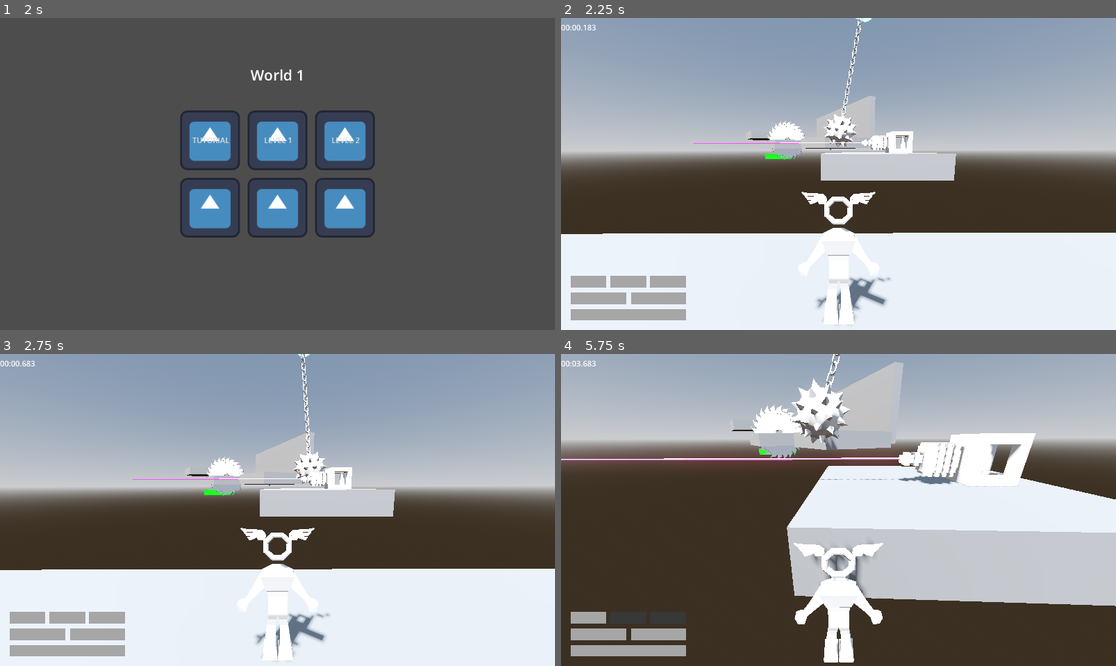
Above: before the commit, frames 1-4 (two rows, left to right).
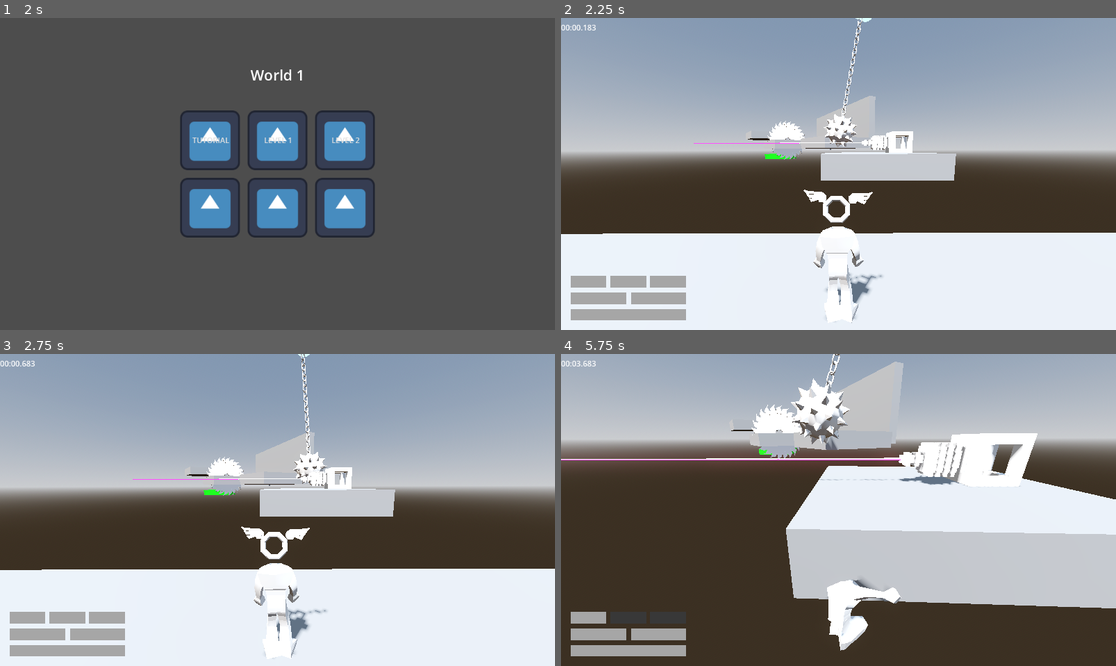
Above: after the commit, the same moments.

Repository: jpvds1/DDJD
Game: Godot game, scene res://scenes/game_controller.tscn
Two runs of this game, one before a commit and one after it. Both use one fixed random seed, a clock stepped at 60 frames per second and the inputs below. The engine's default icon, where the game draws it, is replaced by a stand-in: a white triangle on a blue panel in a dark square.
Inputs (mouse positions are in pixels of both pictures, inside the frame that each line leads up to):
- Up to frame 1 (2 s): click "Continue as Guest" at 0.5 s; click "Play" at 1.25 s
- Up to frame 2 (2.25 s): click "LEVEL 1" at 2 s
- Up to frame 3 (2.75 s): no input
- Up to frame 4 (5.75 s): tap Enter at 2.75 s; move the mouse to (866, 510) at 2.77 s; hold W (move_forwards) from 2.78 s (still down); tap Q (dash) at 2.85, 4.35 s; tap Space (jump) at 3.02, 3.77, 5.27 s; move the mouse to (810, 510) at 3.52 s; tap Shift (sprint) at 3.6, 5.1 s; move the mouse to (849, 503) at 4.27 s; move the mouse to (832, 516) at 5.02 s

Frame 1 is identical in both runs. In frame 2, 1.0% of the frame differs, in the area x 43-60%, y 55-99%; in frame 3, 1.1%; in frame 4, 3.9%, in the area x 18-100%, y 0-99%.

Commit message:
feat(sounds): add SFX bus

Diff:
--- /dev/null
+++ b/platformer-game/default_bus_layout.tres
@@ -0,0 +1,9 @@
+[gd_resource type="AudioBusLayout" format=3 uid="uid://cwlql8x3bpg0i"]
+
+[resource]
+bus/1/name = &"SFX"
+bus/1/solo = false
+bus/1/mute = false
+bus/1/bypass_fx = false
+bus/1/volume_db = 0.0
+bus/1/send = &"Master"
--- a/platformer-game/scenes/building_materials/saw.tscn
+++ b/platformer-game/scenes/building_materials/saw.tscn
@@ -25,5 +25,6 @@
 max_db = 2.5
 autoplay = true
 max_distance = 30.0
+bus = &"SFX"
 
 [editable path="Killzone"]
--- a/platformer-game/scenes/player/capsule_character.tscn
+++ b/platformer-game/scenes/player/capsule_character.tscn
@@ -64,6 +64,7 @@
 animation = &"player_fall/fall"
 
 [sub_resource type="AnimationNodeBlendTree" id="AnimationNodeBlendTree_iwp50"]
+graph_offset = Vector2(-187.56427, 141.86174)
 nodes/output/position = Vector2(500, 240)
 nodes/Movement/node = SubResource("AnimationNodeBlendSpace2D_h2b2i")
 nodes/Movement/position = Vector2(20, 240)
@@ -153,35 +154,33 @@
 script = ExtResource("3_d66dr")
 
 [node name="Skeleton3D" parent="Visuals/Armature" parent_id_path=PackedInt32Array(1845075672, 1978781392) index="0" unique_id=208187525]
-show_rest_only = true
-bones/0/position = Vector3(-0.8827357, -0.37033558, -63.94718)
-bones/0/rotation = Quaternion(-0.69408584, -0.23952386, 0.265462, 0.6248225)
-bones/1/rotation = Quaternion(0.1285292, -0.013583465, -0.0625879, 0.9896355)
-bones/2/rotation = Quaternion(0.2551096, 0.00043955765, -0.060370743, 0.96502554)
-bones/3/rotation = Quaternion(0.25510958, 0.00043955477, -0.060370687, 0.96502554)
+bones/0/position = Vector3(0.82606906, 1.4129281, -71.60591)
+bones/0/rotation = Quaternion(-0.72398037, -0.013200024, -0.01066212, 0.689612)
+bones/1/rotation = Quaternion(0.010802727, 0.00091364107, -0.0046597873, 0.9999304)
+bones/2/rotation = Quaternion(0.014299946, -0.018551202, -0.004042228, 0.99971753)
+bones/3/rotation = Quaternion(0.014478229, -0.018546795, -0.0035079564, 0.99971706)
 bones/4/position = Vector3(2.1457672e-06, 13.373303, -1.9721754e-05)
-bones/4/rotation = Quaternion(0.014434012, 0.03971287, -0.05615905, 0.9975273)
-bones/5/rotation = Quaternion(0.019267773, 0.06364448, 0.014715969, 0.9976781)
-bones/6/position = Vector3(-2.3841858e-06, 1.7954035, 0.010719312)
-bones/7/rotation = Quaternion(0.55699885, 0.39426938, -0.5923853, 0.42823324)
-bones/8/position = Vector3(-1.42747e-05, 12.347603, -2.4285891e-06)
-bones/8/rotation = Quaternion(-0.19652383, -0.21395344, -0.054825213, 0.95529914)
-bones/9/rotation = Quaternion(0.05696912, -0.08465244, 0.16803999, 0.9804851)
-bones/11/rotation = Quaternion(0.4801607, -0.43108103, 0.6592815, 0.385957)
-bones/12/rotation = Quaternion(-0.15415785, 0.23323189, 0.078037985, 0.9569475)
-bones/13/rotation = Quaternion(0.029332764, 0.03017227, -0.24029125, 0.9697884)
-bones/14/position = Vector3(-9.387732e-06, 20.1674, 6.4084306e-06)
-bones/15/rotation = Quaternion(0.1457135, 0.5512298, 0.8148239, -0.104763106)
-bones/16/rotation = Quaternion(-0.88825357, 0.015521828, -0.046805568, 0.4566989)
-bones/17/rotation = Quaternion(0.4418778, -0.03749777, -0.100631356, 0.89062417)
-bones/18/rotation = Quaternion(0.39660197, -0.01590075, 0.007001499, 0.91782635)
-bones/20/rotation = Quaternion(-0.15964825, 0.5286959, 0.8113421, 0.19161704)
-bones/21/rotation = Quaternion(-0.88350123, -0.054981086, 0.14942795, 0.4405383)
-bones/22/rotation = Quaternion(0.15257095, 0.054763917, 0.1357673, 0.9773895)
-bones/23/rotation = Quaternion(0.36612454, 0.015890218, -0.0060033114, 0.9304108)
+bones/4/rotation = Quaternion(0.018838082, 0.005679476, -0.0026501953, 0.99980295)
+bones/5/rotation = Quaternion(0.051848087, -0.011844173, 0.03101976, 0.9981029)
+bones/7/rotation = Quaternion(0.5829796, 0.40949488, -0.56702673, 0.41343617)
+bones/8/position = Vector3(5.8269643e-07, 12.347598, 5.5259097e-06)
+bones/8/rotation = Quaternion(0.4522432, 0.16079716, 0.105832286, 0.8708731)
+bones/9/rotation = Quaternion(-0.017129548, -7.372164e-05, 0.24236302, 0.9700344)
+bones/11/rotation = Quaternion(0.6391892, -0.37835535, 0.5204552, 0.4212016)
+bones/12/rotation = Quaternion(0.41567978, -0.13883352, -0.14009833, 0.88786715)
+bones/13/rotation = Quaternion(0.010995894, -1.4501396e-05, -0.2596346, 0.9656444)
+bones/14/position = Vector3(-8.046627e-07, 20.167395, -2.1746382e-06)
+bones/15/rotation = Quaternion(0.031085782, 0.079072125, 0.99583507, -0.033075083)
+bones/16/rotation = Quaternion(-0.29101384, -0.08079844, 0.004739586, 0.95328915)
+bones/17/rotation = Quaternion(0.54877925, -0.013232779, -0.0033713505, 0.8358558)
+bones/18/rotation = Quaternion(0.38748208, -0.015943075, 0.006732485, 0.9217148)
+bones/20/rotation = Quaternion(-0.12777631, 0.079276994, 0.98689663, 0.058510467)
+bones/21/rotation = Quaternion(-0.2493634, 0.029728943, 0.00037021292, 0.9679535)
+bones/22/rotation = Quaternion(0.49608847, 0.029729817, 0.033594374, 0.86711234)
+bones/23/rotation = Quaternion(0.3889543, 0.015792957, -0.006671037, 0.9210976)
 
 [node name="BoneAttachment3D" type="BoneAttachment3D" parent="Visuals/Armature/Skeleton3D" index="6" unique_id=1249076375]
-transform = Transform3D(1, 0, 0, 0, -5.820766e-11, 1, 0, -1, -5.820766e-11, -0.07690239, -5.629745, -123.53269)
+transform = Transform3D(0.9953501, -0.012144495, -0.09555526, 0.09624013, 0.16675226, 0.9812909, 0.004016773, -0.9859243, 0.1671457, 3.2303157, 1.5302672, -121.38924)
 bone_name = "mixamorig_Head"
 bone_idx = 5
 
@@ -202,7 +201,7 @@
 parameters/Fall/blend_amount = 0.0
 
 [node name="Hitbox" type="CollisionShape3D" parent="." unique_id=1754709375]
-transform = Transform3D(1, 0, 0, 0, 1, 0, 0, 0, 1, 0, 0.8235597, -0.045057356)
+transform = Transform3D(1, 0, 0, 0, 1, 0, 0, 0, 1, 0, 0.8235597, -0.006796986)
 shape = SubResource("BoxShape3D_x7pql")
 
 [node name="CameraPivot" type="Node3D" parent="." unique_id=447801321]
